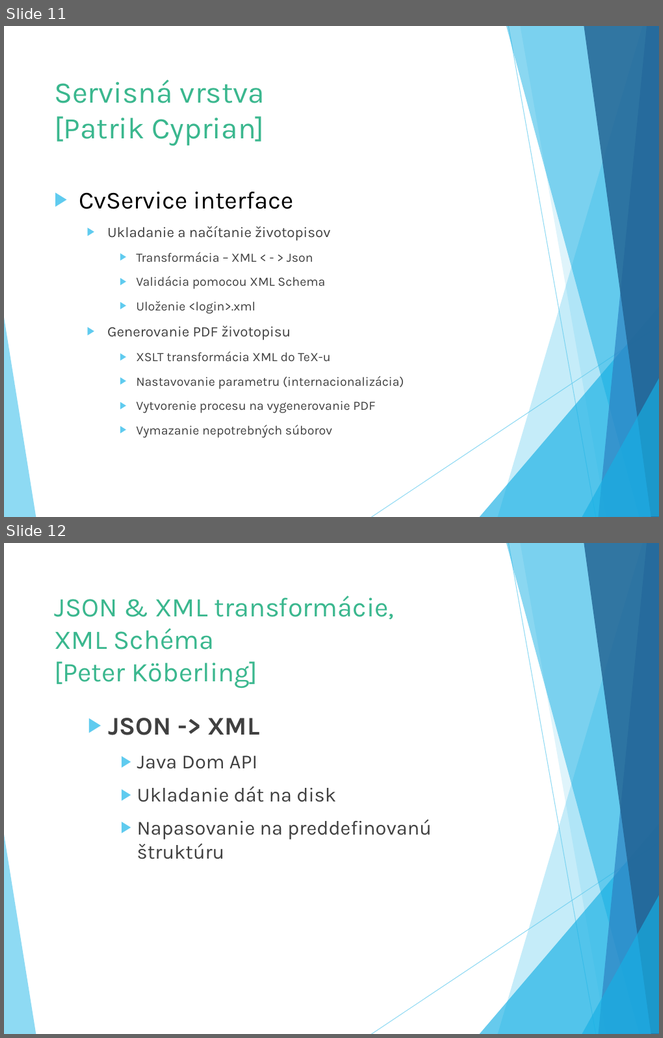
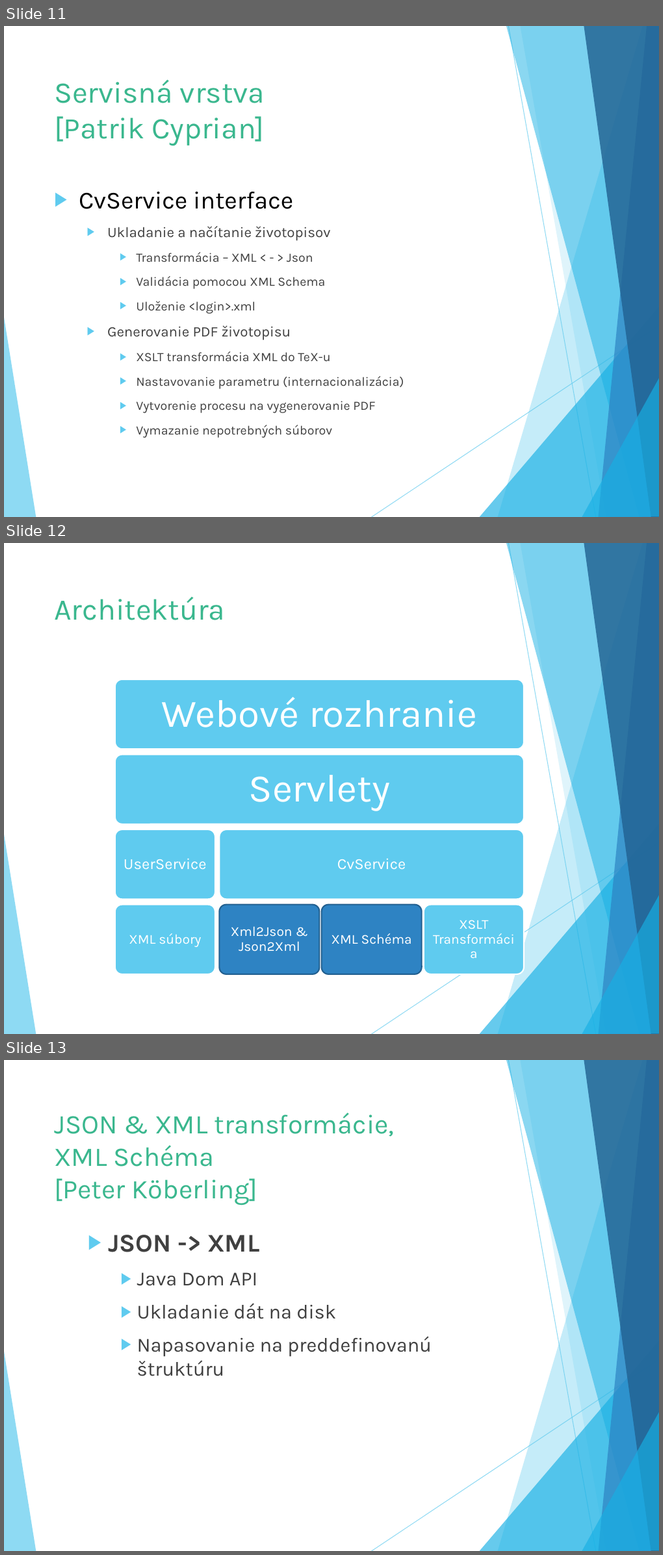
Before and after one commit to Suzii/pb138-cv_generator, a slide deck: defence/obhajoba.pptx. Shown one above the other, each under a label of ours: slides 11 and 12 before the commit, slides 11, 12 and 13 after it. The pictures are 663x1038 and 663x1555 pixels, drawn with LibreOffice and Linux fonts; fonts in the diff are those of the drawing. Boxes give left, top, right and bottom in pixels: in the first picture for what was removed or moved away, otherwise in the second. Text is boxed around its words. In the diff, an @@ line names an element or a change of style, - is before the commit and + after.

```diff
--- a/defence/obhajoba.pptx
+++ b/defence/obhajoba.pptx
@@ slide 12 added at (4, 543, 659, 1034), background #FFFFFF; not listed: 10 template elements that a slide beside it also shows @@
@@ title added at (54, 597, 225, 620), 33 pt, text #3AB88F @@
+Architektúra
@@ group added at (115, 679, 524, 974): 8 rounded rectangles, 8 texts @@
+Webové rozhranie
+Servlety
+UserService
+XML súbory
+CvService
+Xml2Json & Json2Xml
+XML Schéma
+XSLT Transformácia
@@ what was slide 12 is now slide 13 @@
```
Also in this commit, not shown: 5 slides changed, 2 other slides added, 2 slides removed, 1 other file.
